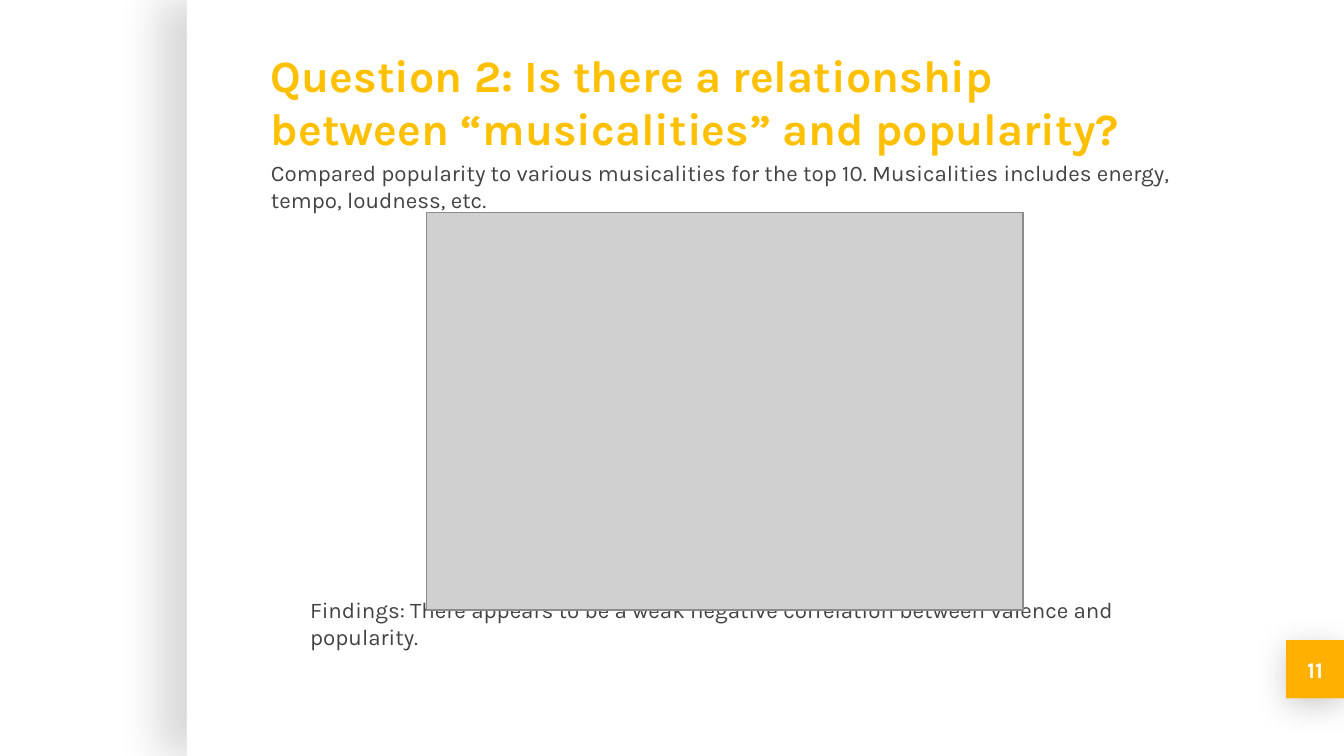
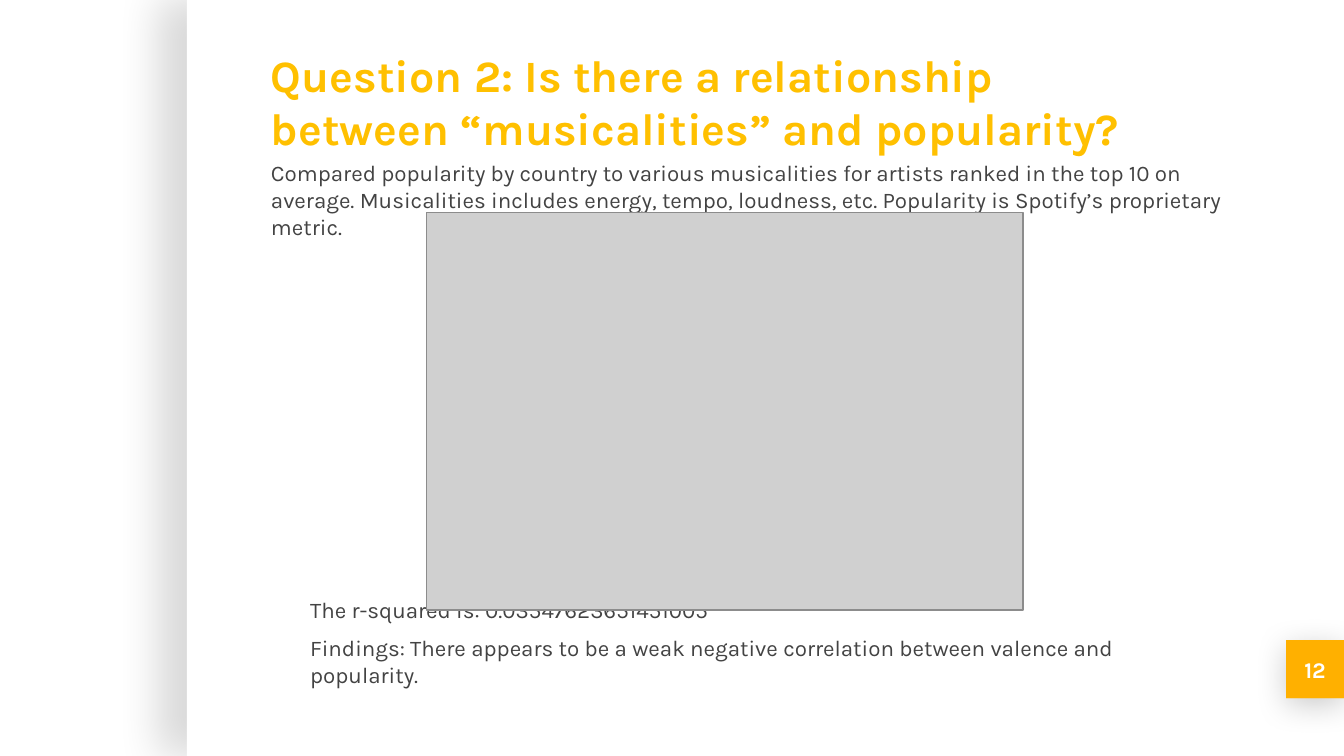
Before and after one commit to michellesimek/project_1, a slide deck: slide 12 of Project 1 PPT.pptx (slide 11 before the commit). Drawn at 1344x756 pixels with LibreOffice and Linux fonts; fonts in the diff are those of the drawing; grey boxes stand for pictures; background and template pictures are left out. Boxes give left, top, right and bottom in pixels: in the first picture for what was removed or moved away, otherwise in the second. Text is boxed around its words. In the diff, an @@ line names an element or a change of style, - is before the commit and + after.

```diff
--- a/Project 1 PPT.pptx
+++ b/Project 1 PPT.pptx
@@ subtitle at (271,165,1221,236): text changed @@
-Compared popularity to various musicalities for the top 10. Musicalities includes energy, tempo, loudness, etc.
+Compared popularity by country to various musicalities for artists ranked in the top 10 on average. Musicalities includes energy, tempo, loudness, etc. Popularity is Spotify’s proprietary metric.
@@ text at (310,597,708,624): paragraph added @@
+The r-squared is: 0.03547623651451005
@@ page number at (1304,663,1325,678): text changed @@
-11
+12
```
Also in this commit, not shown: 3 other slides changed, 2 slides added.
